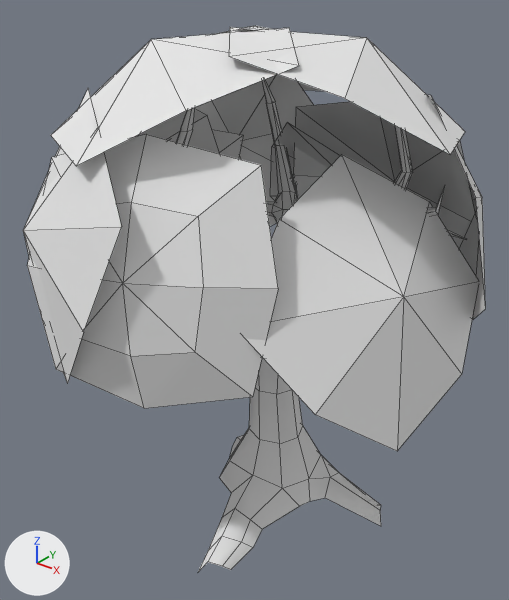
One commit to the Blender file scenes/levels/assets/src/tree_1.blend: the scene before it, then after it.
Camera for both pictures: a 50 mm camera at (4.55, -6.33, 6.26) aimed at (-0.11, -0.51, 2.65). The axes (+X, +Y, +Z) are drawn at lower left. The lights are the same throughout. Mesh edges are drawn as thin lines.

Script lines for the objects in view, before the commit:
```python
me_tree1mesh = bpy.data.meshes.new('Tree1Mesh')
me_tree1mesh.from_pydata(...)  # 473 vertices, 545 faces; spans x -2.55..2.44, y -2.94..2.05, z -0.15..5.56
# faces by material slot: [441, 104]
me_tree1mesh.materials.append(mat_branch)  # its picture is missing
me_tree1mesh.materials.append(mat_leaves)  # its picture is missing
ob_tree1mesh = bpy.data.objects.new('Tree1Mesh', me_tree1mesh)
ob_tree1mesh.parent = ob_tree1collider__colonly
ob_tree1mesh.location = (0.0, 0.0, 0.0)
ob_tree1mesh.scale = (1.02, 1.02, 1.02)
```
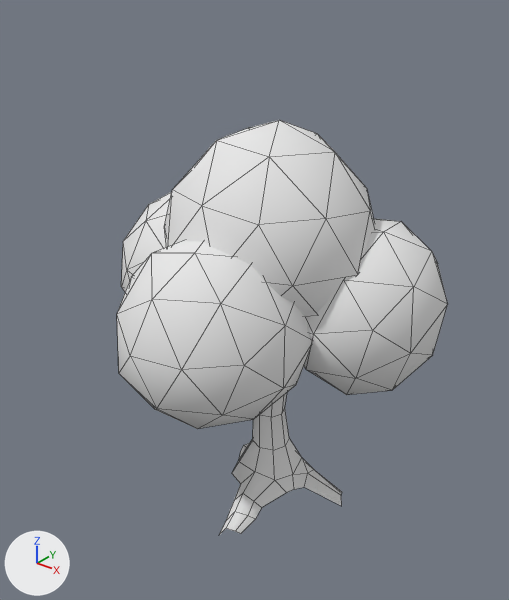
Patch to the scene script:
```diff
--- a/scenes/levels/assets/src/tree_1.blend.py
+++ b/scenes/levels/assets/src/tree_1.blend.py
@@ me_tree1mesh @@
 # used by ob_tree1mesh; parent = ob_tree1collider__colonly; location = (0.0, 0.0, 0.0); scale = (1.02, 1.02, 1.02)
-me_tree1mesh.from_pydata(...)  # 473 vertices, 545 faces; spans x -2.55..2.44, y -2.94..2.05, z -0.15..5.56
+me_tree1mesh.from_pydata(...)  # 525 vertices, 761 faces; spans x -2.65..1.68, y -2.15..1.62, z -0.11..4.56
+# me_tree1mesh part 1: the loose piece of 357 vertices spanning x -2.16..1.81, y -2.52..1.8, z -0.15..5.19 is scaled about its middle by 0.695, then moved by (-0.03, 0.05, -0.78), in mat_leaves (its picture is missing)
+# me_tree1mesh part 2: a new loose piece of 42 vertices spanning x -1.57..1.01, y -1.25..1.29, z 2.22..4.56, in mat_branch (its picture is missing)
+# me_tree1mesh part 3: a new loose piece of 42 vertices spanning x -0.43..1.68, y -0.59..1.62, z 1.34..3.44, in mat_branch (its picture is missing)
+# me_tree1mesh part 4: a new loose piece of 42 vertices spanning x -2.65..-0.52, y -0.86..1.34, z 1.4..3.5, in mat_branch (its picture is missing)
+# me_tree1mesh part 5: a new loose piece of 42 vertices spanning x -1.4..0.83, y -2.15..0.06, z 1.45..3.5, in mat_branch (its picture is missing)
+# me_tree1mesh part 6: the loose piece of 9 vertices spanning x -1.98..0.86, y -2.59..0.21, z 4.58..5.56 is deleted
+# me_tree1mesh part 7: the loose piece of 9 vertices spanning x -2.12..0.67, y -1.11..1.67, z 4.58..5.56 is deleted
+# me_tree1mesh part 8: the loose piece of 9 vertices spanning x -0.69..2.04, y -1.44..1.31, z 4.58..5.56 is deleted
+# me_tree1mesh part 9
+# 89 vertices are removed from x -2.55..2.44, y -2.94..2.05, z 1.86..5.01
+# 80 faces are deleted
 me_tree1mesh.materials.append(mat_branch)
```

Where the change shows, as pixel boxes [x1, y1, x2, y2] in the pictures (509 x 600 px; the box of a moved part takes in the faces that stretch with it):
'Tree1Mesh', reshaped (29% narrower, 24% shorter)
    before: [23, 26, 486, 572]
    after: [117, 120, 447, 535]
part 1 of me_tree1mesh, moved or reshaped
    before: [176, 79, 466, 572]
    after: [219, 393, 342, 535]
part 2 of me_tree1mesh, added
    after: [164, 120, 375, 317]
part 3 of me_tree1mesh, added
    after: [304, 219, 447, 395]
part 4 of me_tree1mesh, added
    after: [121, 192, 172, 292]
part 5 of me_tree1mesh, added
    after: [117, 241, 312, 429]
part 6 of me_tree1mesh, deleted
    before: [51, 28, 299, 166]
part 7 of me_tree1mesh, deleted
    before: [217, 26, 323, 91]
part 8 of me_tree1mesh, deleted
    before: [229, 27, 465, 155]
part 9 of me_tree1mesh, deleted
    before: [23, 75, 486, 451]
